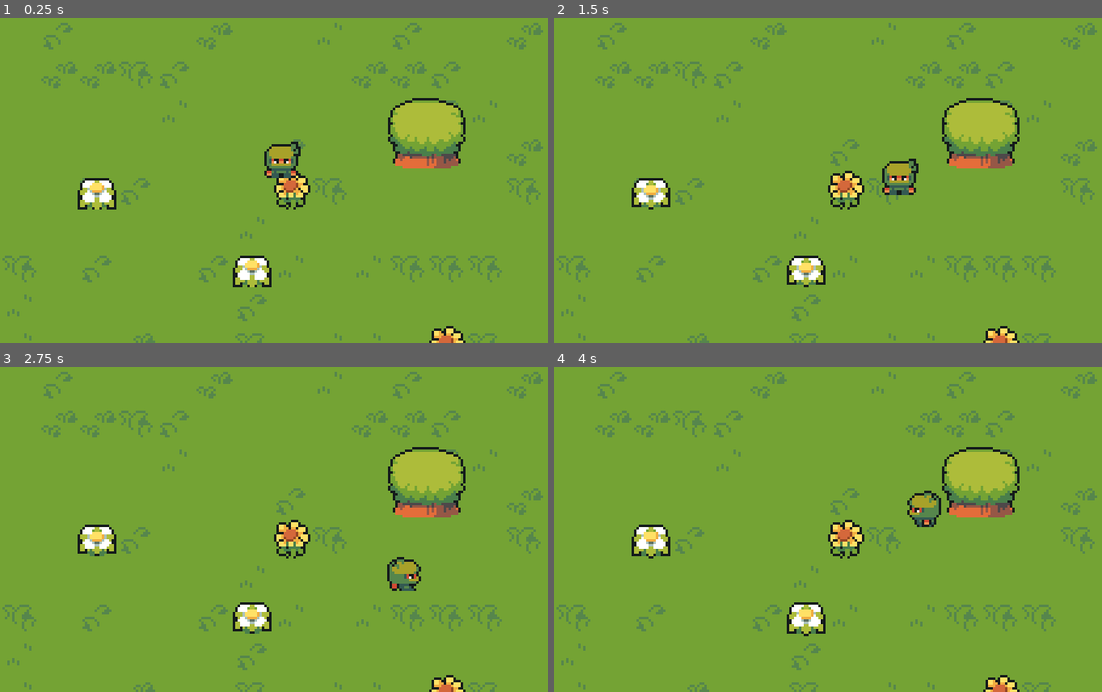
Above: before the commit, frames 1-4 (two rows, left to right).
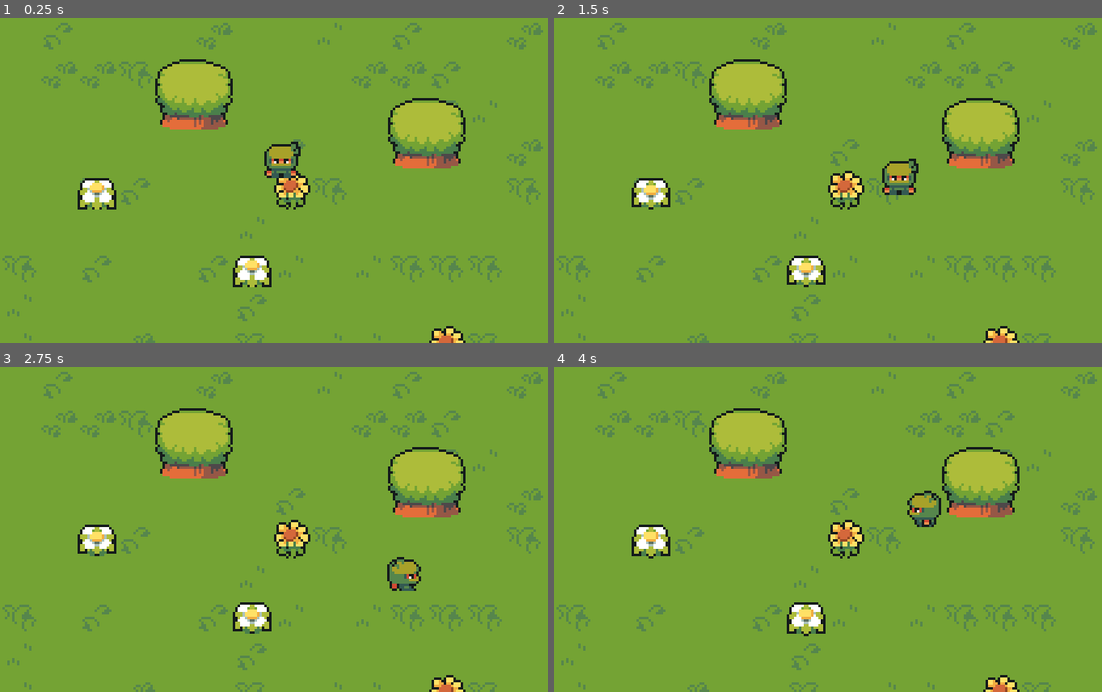
Above: after the commit, the same moments.

Repository: harrywainwright/Playground
Game: Godot game, scene res://scenes/world.tscn
Same seed, same stepped clock (60 frames per second), same inputs: the game is played once before the commit and once after it.
Inputs:
- Up to frame 1 (0.25 s): no input
- Up to frame 2 (1.5 s): hold Right (ui_right) 0.53-1.28 s; hold Down (ui_down) from 1.28 s (still down)
- Up to frame 3 (2.75 s): release Down (ui_down) at 2.03 s; hold Right (ui_right) from 2.03 s (still down)
- Up to frame 4 (4 s): release Right (ui_right) at 2.78 s; hold Up (ui_up) 2.78-3.53 s; hold Left (ui_left) from 3.53 s (still down)

The runs differ from the first frame. In frame 1, 2.3% of the frame differs, in the area x 28-43%, y 12-35%; in frame 2, 2.3%; in frame 3, 2.3%; in frame 4, 2.3%.

Commit message:
Lesson 6 - White sorting

Diff:
--- a/scenes/world.tscn
+++ b/scenes/world.tscn
@@ -471,6 +471,7 @@
 0:0/size_in_atlas = Vector2i(2, 2)
 0:0/0 = 0
 0:0/0/texture_origin = Vector2i(-8, 8)
+0:0/0/y_sort_origin = 7
 2:0/size_in_atlas = Vector2i(2, 2)
 2:0/0 = 0
 4:0/0 = 0
@@ -750,6 +751,7 @@
 [node name="World" type="Node2D"]
 
 [node name="TileMap" type="TileMap" parent="."]
+y_sort_enabled = true
 tile_set = SubResource("TileSet_op054")
 format = 2
 layer_0/name = "ground"
@@ -760,7 +762,15 @@
 layer_1/y_sort_enabled = false
 layer_1/y_sort_origin = 0
 layer_1/z_index = 0
-layer_1/tile_data = PackedInt32Array(1310739, 65537, 11, 786459, 65537, 11, 524313, 65537, 11, 524299, 65537, 11, 720902, 65537, 11, 262151, 65537, 11, 1114121, 1, 0, 655380, 1, 0, 196618, 1, 0, 655362, 1, 0, 1048592, 2, 0, 524304, 2, 0, 393222, 2, 0 …(188 unchanged characters)…
+layer_1/tile_data = PackedInt32Array(1310739, 65537, 11, 786459, 65537, 11, 524313, 65537, 11, 524299, 65537, 11, 720902, 65537, 11, 262151, 65537, 11, 1048592, 2, 0, 524304, 2, 0, 393222, 2, 0 …(188 unchanged characters)…
+layer_2/name = "trees"
+layer_2/enabled = true
+layer_2/modulate = Color(1, 1, 1, 1)
+layer_2/y_sort_enabled = true
+layer_2/y_sort_origin = 0
+layer_2/z_index = 1
+layer_2/tile_data = PackedInt32Array(458773, 1, 0, 786441, 1, 0, 196618, 1, 0, 1245196, 1, 0, 131076, 1, 0)
 
-[node name="Player" parent="." instance=ExtResource("1_kbpbs")]
+[node name="Player" parent="TileMap" instance=ExtResource("1_kbpbs")]
+y_sort_enabled = true
 position = Vector2(116, 67)
